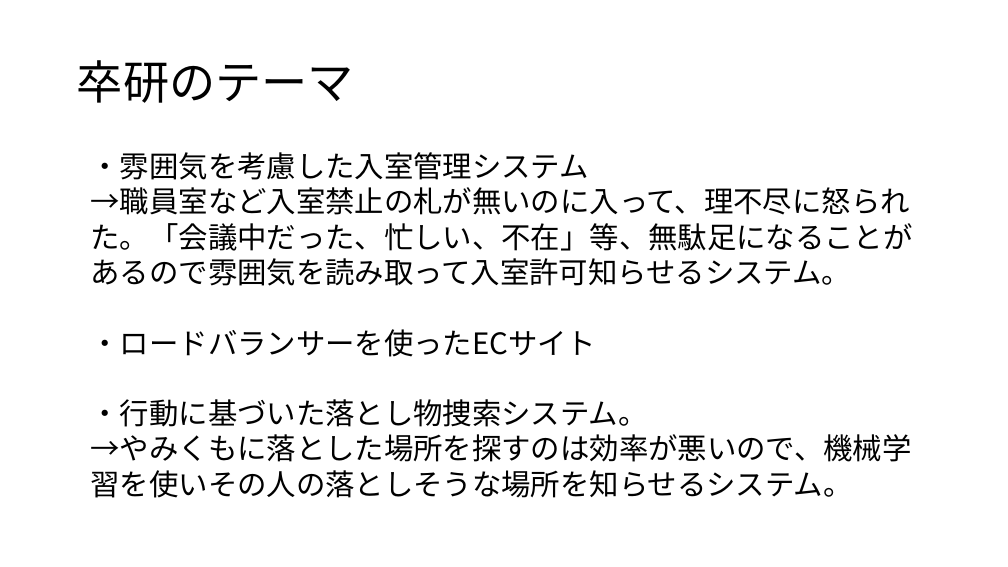
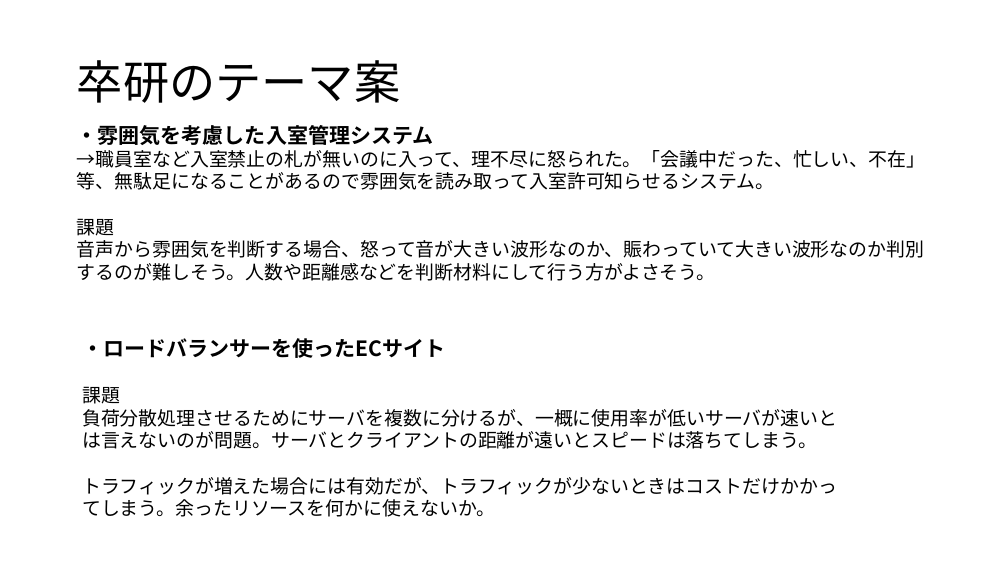
Before and after one commit to kait-takanolab/1821086_matsuo_thesis, a slide deck: slide 1 of 1821086_matsuo_sotsuken.pptx (slide 2 before the commit). Drawn at 1008x567 pixels with LibreOffice and Linux fonts; fonts in the diff are those of the drawing. Boxes give left, top, right and bottom in pixels: in the first picture for what was removed or moved away, otherwise in the second. Text is boxed around its words. In the diff, an @@ line names an element or a change of style, - is before the commit and + after.

Commit message:
Update 1821086_matsuo_sotsuken.pptx
卒研テーマ案

```diff
--- a/1821086_matsuo_sotsuken.pptx
+++ b/1821086_matsuo_sotsuken.pptx
@@ title at bbox=[77, 60, 400, 103]: text changed @@
-卒研のテーマ
+卒研のテーマ案
@@ text "・雰囲気を考慮した入室管理システム →職員室など入室禁止の札が無いのに入って、理不尽に怒られた。「会議中だった、忙しい、 ...": place and size @@
-text "・雰囲気を考慮した入室管理システム →職員室など入室禁止の札が無いのに入って、理不尽に怒られた。「会議中だった、忙しい、 ..." at bbox=[91, 152, 913, 498]
+text "・雰囲気を考慮した入室管理システム →職員室など入室禁止の札が無いのに入って、理不尽に怒られた。「会議中だった、忙しい、 ..." at bbox=[77, 125, 926, 281]
@@ text at bbox=[77, 125, 926, 190]: size 28 to 20 pt, bold on in "・雰囲気を考慮した入室管理システム"; size 28 to 18 pt in "→職員室など入室禁止の札が無いのに入って、理不尽に怒られた。「会議中だった、忙しい、不在」等、無駄足になることがあるので ..." @@
@@ text at bbox=[77, 218, 925, 281]: text changed; size 28 to 18 pt @@
-・ロードバランサーを使ったECサイト
-・行動に基づいた落とし物捜索システム。
-→やみくもに落とした場所を探すのは効率が悪いので、機械学習を使いその人の落としそうな場所を知らせるシステム。
+課題
+音声から雰囲気を判断する場合、怒って音が大きい波形なのか、賑わっていて大きい波形なのか判別するのが難しそう。人数や距離感などを判断材料にして行う方がよさそう。
@@ text added at bbox=[82, 338, 837, 517], 18 pt, text #000000 @@
+・ロードバランサーを使ったECサイト
+課題
+負荷分散処理させるためにサーバを複数に分けるが、一概に使用率が低いサーバが速いとは言えないのが問題。サーバとクライアントの距離が遠いとスピードは落ちてしまう。
+トラフィックが増えた場合には有効だが、トラフィックが少ないときはコストだけかかってしまう。余ったリソースを何かに使えないか。
```
Also in this commit, not shown: 1 slide added, 1 slide removed.
